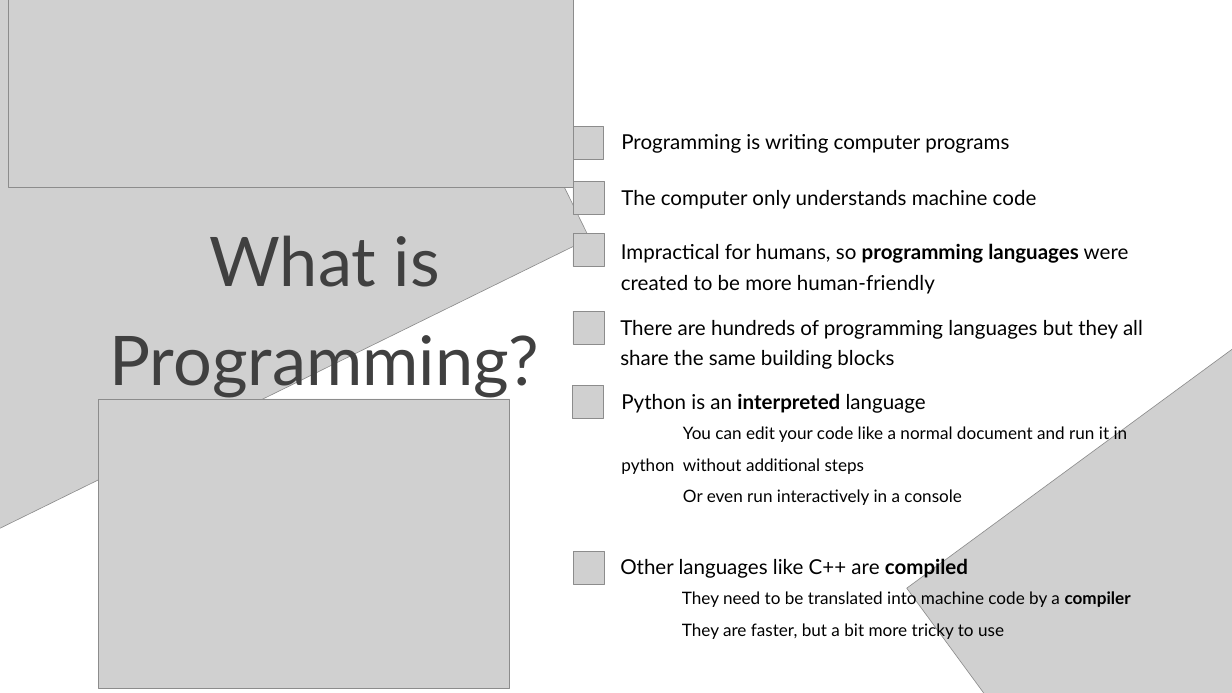
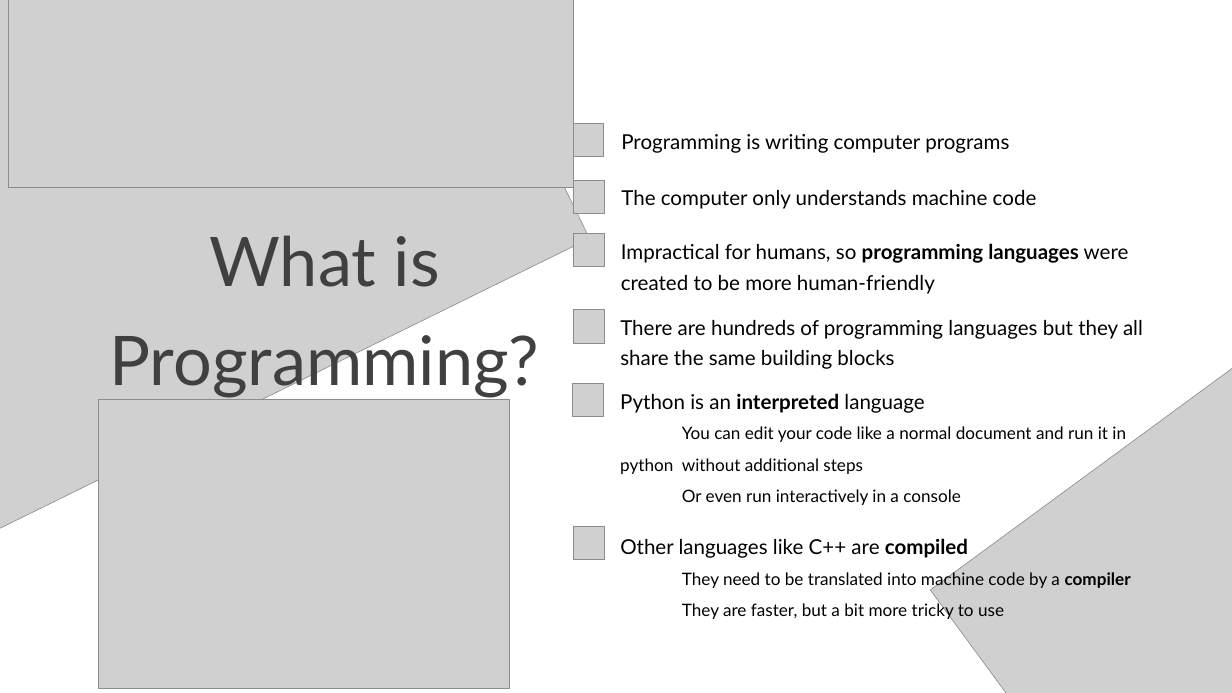
Before and after one commit to makerboxlao/training_resources, a slide deck: slide 3 of Programming_200222/intro.python.workshop.pptx. Drawn at 1232x693 pixels with LibreOffice and Linux fonts; fonts in the diff are those of the drawing; grey boxes stand for pictures; background and template pictures are left out. Boxes give left, top, right and bottom in pixels: in the first picture for what was removed or moved away, otherwise in the second. Text is boxed around its words. In the diff, an @@ line names an element or a change of style, - is before the commit and + after.

```diff
--- a/Programming_200222/intro.python.workshop.pptx
+++ b/Programming_200222/intro.python.workshop.pptx
@@ picture: place and size @@
-picture at box(572, 126, 604, 160)
+picture at box(572, 123, 604, 156)
@@ picture: place and size @@
-picture at box(907, 309, 1232, 693)
+picture at box(930, 311, 1232, 693)
@@ picture: place and size @@
-picture at box(573, 551, 604, 585)
+picture at box(573, 527, 604, 560)
@@ text "Other languages like C++ are ...": place and size @@
-text "Other languages like C++ are ..." at box(620, 556, 1131, 641)
+text "Other languages like C++ are ..." at box(620, 538, 1131, 621)
```
Also in this commit, not shown: 21 other slides changed, 1 slide added, 1 slide removed, 3 other files.
